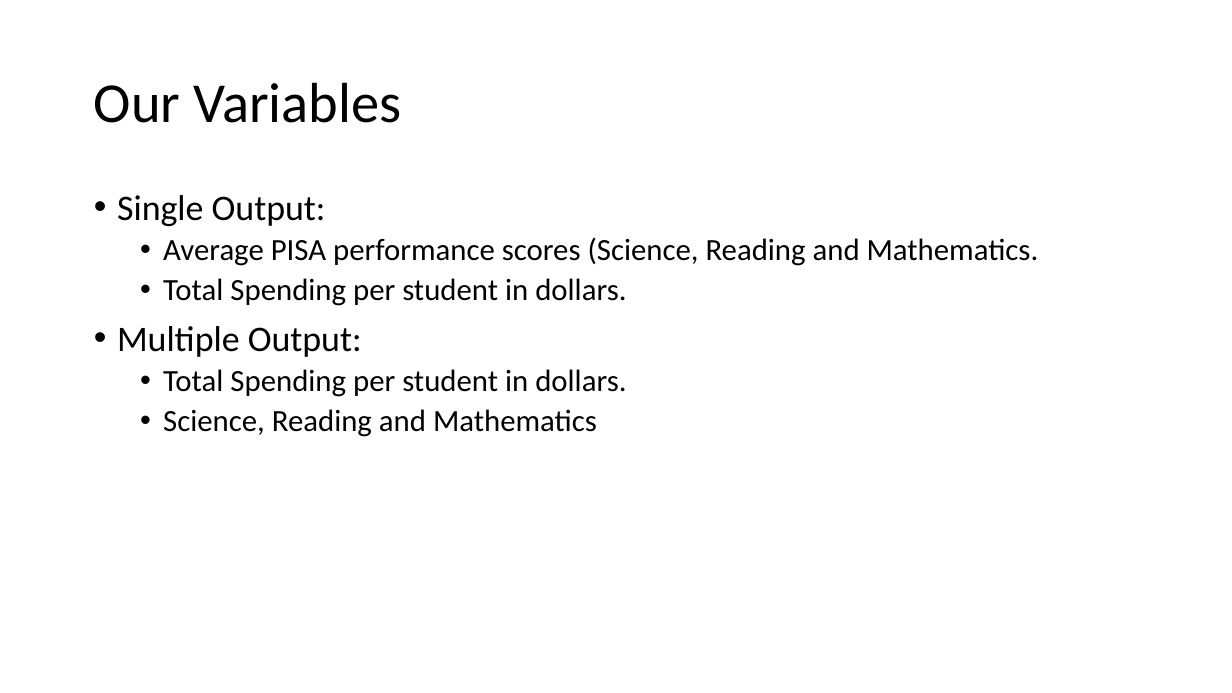
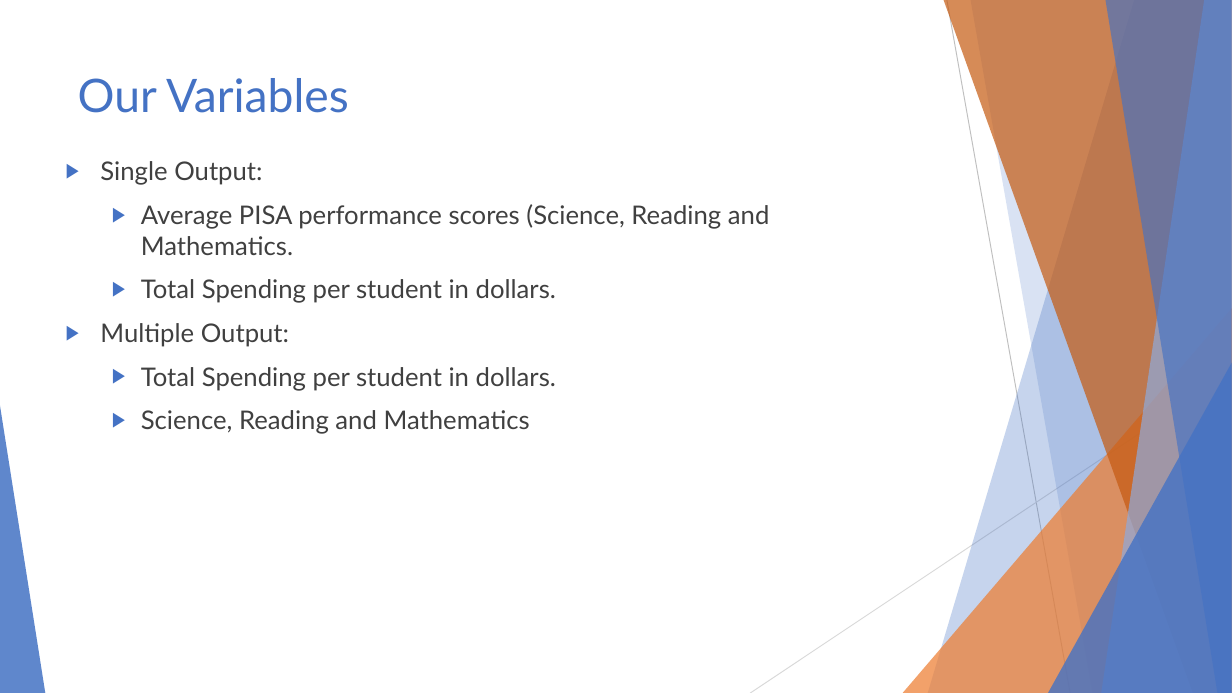
Before and after one commit to AndeyNunes/educationDEA, a slide deck: slide 7 of Project Presentation.pptx. Drawn at 1232x693 pixels with LibreOffice and Linux fonts; fonts in the diff are those of the drawing. Boxes give left, top, right and bottom in pixels: in the first picture for what was removed or moved away, otherwise in the second. Text is boxed around its words. In the diff, an @@ line names an element or a change of style, - is before the commit and + after.

```diff
--- a/Project Presentation.pptx
+++ b/Project Presentation.pptx
@@ title "Our Variables": place and size @@
-title "Our Variables" at bbox=[94, 82, 401, 123]
+title "Our Variables" at bbox=[78, 78, 349, 113]
@@ title "Our Variables" at bbox=[78, 78, 349, 113]: size 44 to 36 pt, font Calibri to Lato, text colour #000000 to #4472C4; line spacing 0.9 to 1; vertical alignment middle to top @@
@@ text "Single Output:": place and size @@
-text "Single Output:" at bbox=[117, 195, 1039, 437]
+text "Single Output:" at bbox=[100, 161, 770, 434]
@@ text "Single Output:" at bbox=[100, 161, 770, 434]: size 28 to 20 pt in "Single Output:", "Multiple Output:"; font Calibri to Lato, text colour #000000 to #404040; size 24 to 20 pt in "Average PISA performance scores (Science, Reading and ...", "Total Spending per student in dollars.", "Total Spending per student in dollars.", "Science, Reading and Mathematics"; bullet • to ▶; line spacing 0.9 to 1; more space between paragraphs @@
@@ group added at bbox=[0, 0, 1232, 693]: 5 freeform shapes, 3 triangles, 2 lines @@
```
Also in this commit, not shown: 16 other slides changed, 3 slides added, 4 slides removed.
